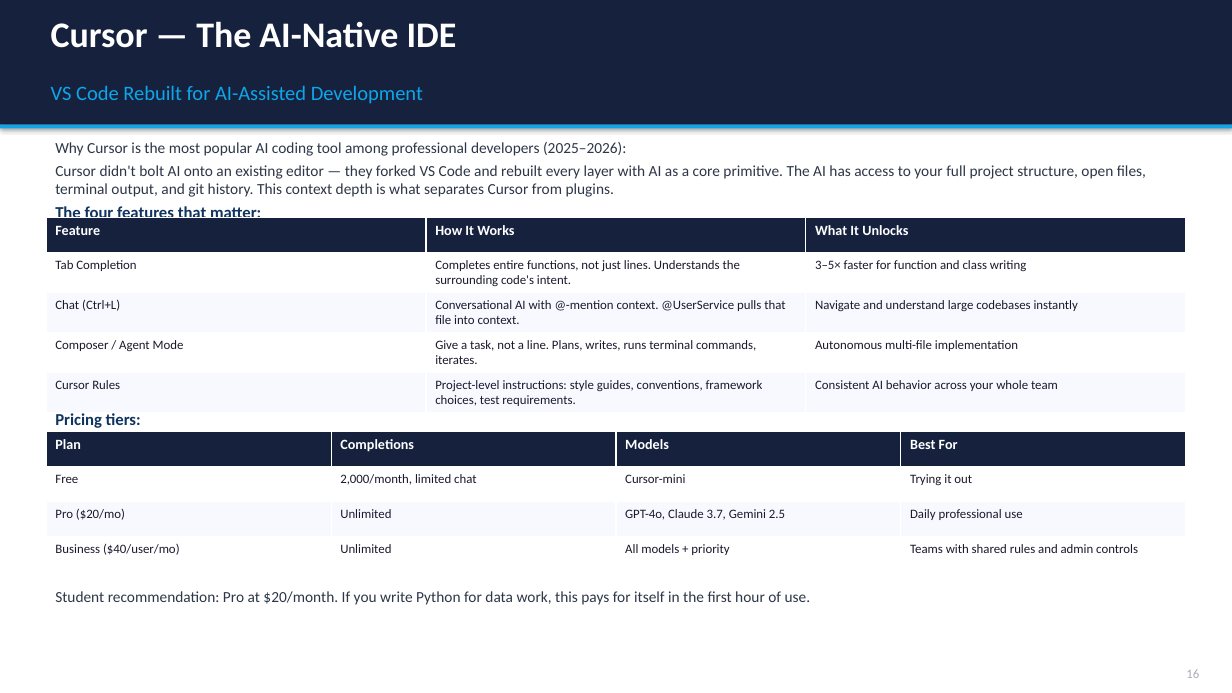
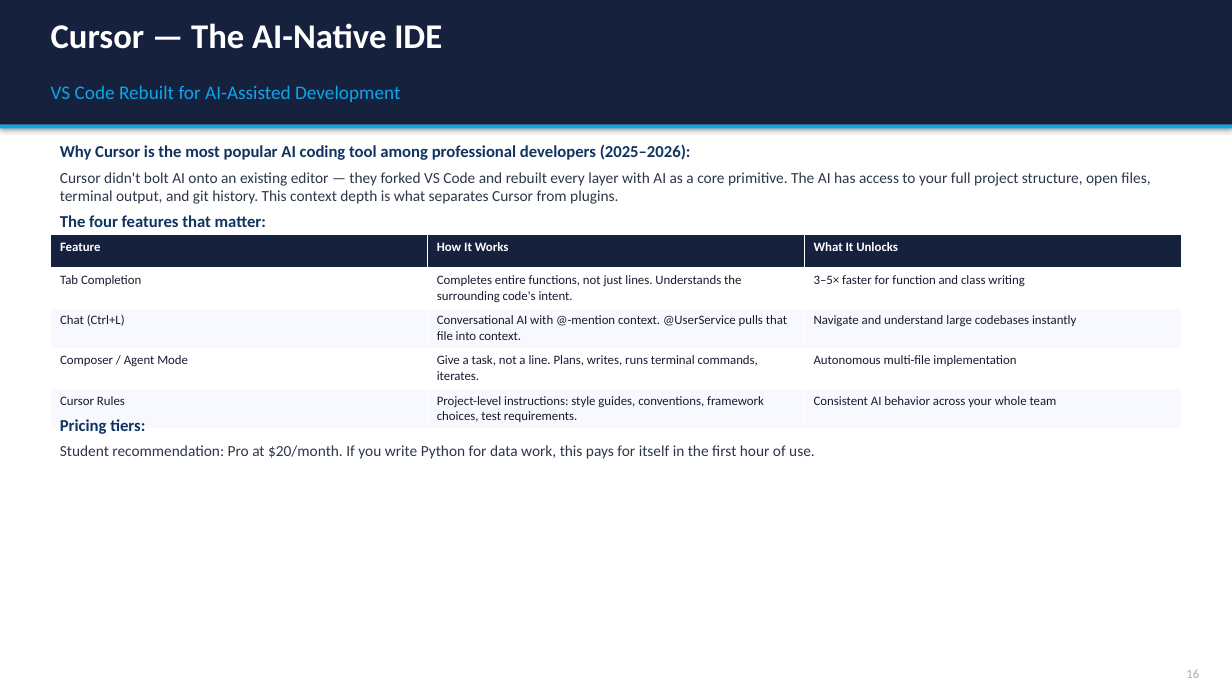
Before and after one commit to appjr/GenAIForBusinessOnline, a slide deck: slide 19 of Class 11/Week11_AI_Trends_Slides.pptx. Drawn at 1232x693 pixels with LibreOffice and Linux fonts; fonts in the diff are those of the drawing. Boxes give left, top, right and bottom in pixels: in the first picture for what was removed or moved away, otherwise in the second. Text is boxed around its words. In the diff, an @@ line names an element or a change of style, - is before the commit and + after.

```diff
--- a/Class 11/Week11_AI_Trends_Slides.pptx
+++ b/Class 11/Week11_AI_Trends_Slides.pptx
@@ text "Cursor — The AI-Native IDE" at bbox=[51, 23, 442, 49]: size 28 to 27 pt @@
@@ text "VS Code Rebuilt for AI-Assisted ..." at bbox=[51, 85, 400, 102]: size 16 to 15 pt @@
@@ text "Why Cursor is the most ..." at bbox=[60, 144, 1150, 227]: size 12 to 13 pt, text colour #2D3748 to #0F3460, bold on in "Why Cursor is the most popular AI ..."; more space between paragraphs @@
@@ table at bbox=[51, 235, 1182, 426] @@
@@ size 11 to 10 pt in "Feature", "How It Works", "What It Unlocks" @@
@@ table: place and size @@
-table at bbox=[46, 217, 1186, 410]
+table at bbox=[51, 235, 1182, 426]
@@ text "Pricing tiers:": place and size @@
-text "Pricing tiers:" at bbox=[55, 591, 811, 605]
+text "Pricing tiers:" at bbox=[60, 419, 815, 459]
@@ text removed at bbox=[55, 413, 141, 428] @@
-Pricing tiers:
@@ text at bbox=[60, 419, 145, 434]: paragraph added @@
+Pricing tiers:
@@ table removed at bbox=[46, 432, 1185, 572], 4 rows, 4 columns @@
-Plan | Completions | Models | Best For
-Free | 2,000/month, limited chat | Cursor-mini | Trying it out
-Pro ($20/mo) | Unlimited | GPT-4o, Claude 3.7, Gemini 2.5 | Daily professional use
-Business ($40/user/mo) | Unlimited | All models + priority | Teams with shared rules and admin controls
@@ text at bbox=[60, 445, 815, 459]: more space between paragraphs @@
```
Also in this commit, not shown: 31 other slides changed, 13 other files.
